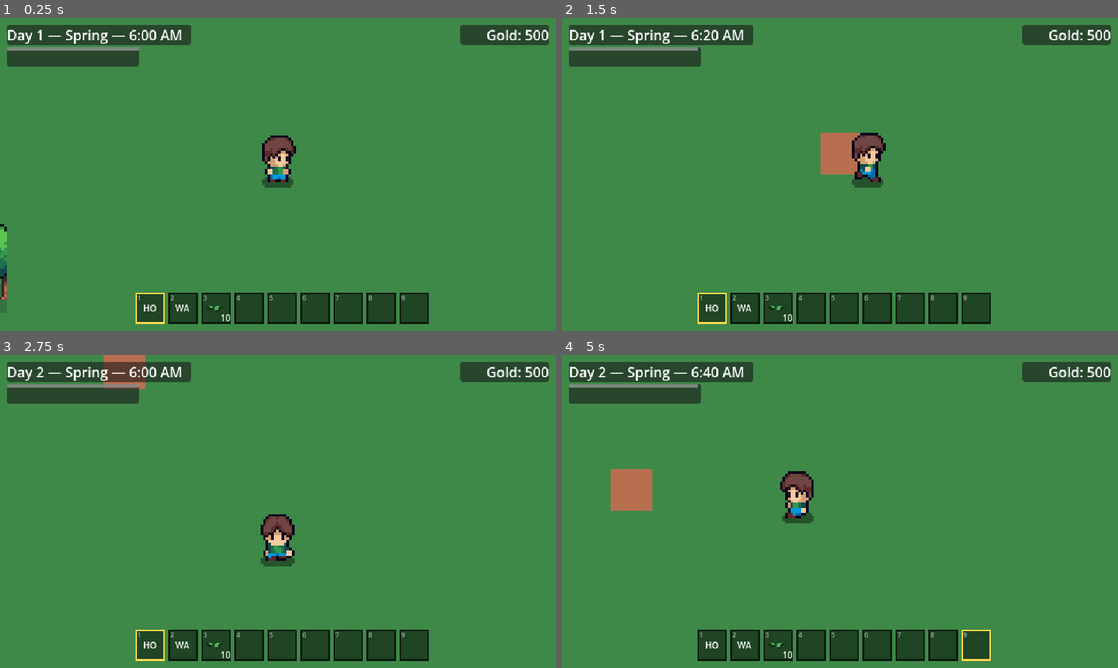
Above: before the commit, frames 1-4 (two rows, left to right).
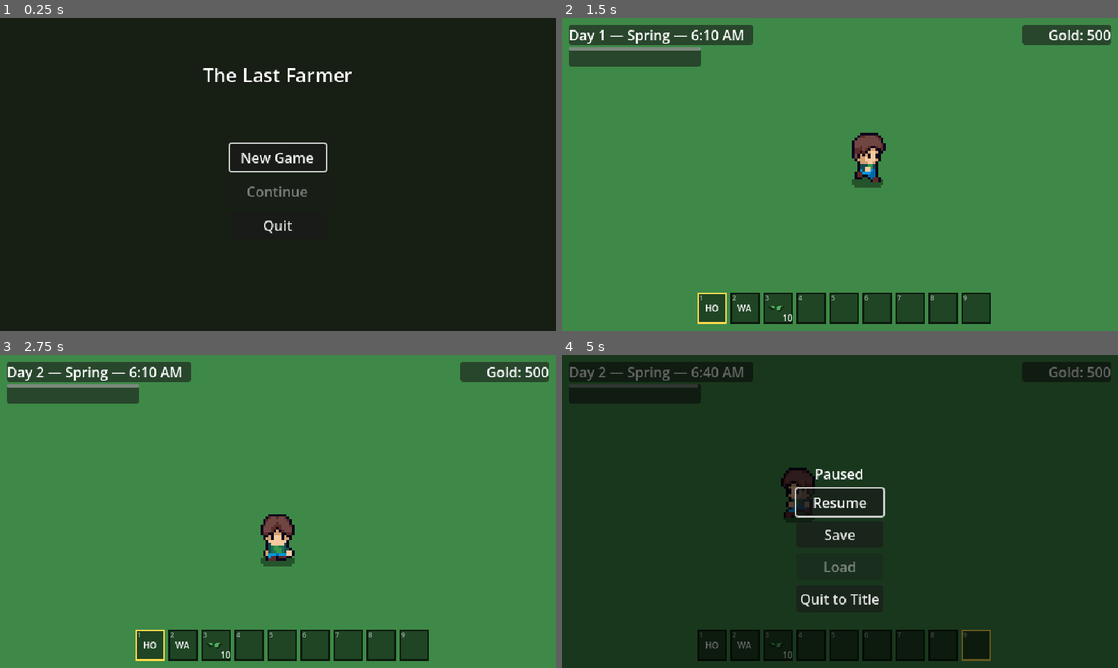
Above: after the commit, the same moments.

Repository: caimangames/the-last-farmer
Game: Godot game, scene res://src/main/main.tscn
Same seed, same stepped clock (60 frames per second), same inputs: the game is played once before the commit and once after it.
Inputs (mouse positions are in pixels of both pictures, inside the frame that each line leads up to):
- Up to frame 1 (0.25 s): no input
- Up to frame 2 (1.5 s): click (840, 158) at 0.5 s, where only the run after the commit has a clickable "New Game"; tap Enter at 1.25 s; move the mouse to (962, 158) at 1.27 s; hold D (move_right) from 1.28 s (still down); hold E (interact) from 1.28 s (still down)
- Up to frame 3 (2.75 s): move the mouse to (166, 527) at 2.02 s; release D (move_right) at 2.03 s; release E (interact) at 2.03 s; hold S (move_down) from 2.03 s (still down); tap L (sleep) at 2.1 s
- Up to frame 4 (5 s): move the mouse to (895, 442) at 2.77 s; release S (move_down) at 2.78 s; press the mouse at (895, 442) at 2.78 s; hold D (move_right) 2.78-3.53 s; move the mouse to (812, 574) at 3.52 s; release the mouse at (812, 574) at 3.53 s; hold W (move_up) 3.53-4.28 s; tap 1 at 3.6 s; move the mouse to (1006, 558) at 4.27 s; hold A (move_left) from 4.28 s (still down); tap 9 at 4.35 s; tap Escape (pause) at 4.9 s

The runs differ from the first frame. In frame 1, 99% of the frame differs, in the area x 0-100%, y 0-100%; in frame 2, 0.8%; in frame 3, 0.7%; in frame 4, 99%.

Commit message:
Add pause menu and start menu functionality
- Introduced a new pause menu that allows players to resume, save, load, or quit to the title screen.
- Created a start menu that provides options for starting a new game, continuing from a save, or quitting the game.
- Updated main game flow to direct to the start menu instead of auto-deciding based on save existence.
- Integrated save/load functionality into the new menus, ensuring players can manage their game state effectively.

Diff:
--- a/src/entities/player/player.gd
+++ b/src/entities/player/player.gd
@@ -17,10 +17,26 @@
 
 
 func _ready() -> void:
+	add_to_group(&"player")
 	inventory = Inventory.new(inventory_size)
 	GameState.inventory = inventory
 	_play_anim("idle_down", false)
 	EventBus.active_slot_changed.emit(active_slot)
+
+
+# ---------------------------------------------------------------------------
+# Saving
+# ---------------------------------------------------------------------------
+
+func to_dict() -> Dictionary:
+	return {"position_x": global_position.x, "position_y": global_position.y}
+
+
+func from_dict(data: Dictionary) -> void:
+	global_position = Vector2(
+		data.get("position_x", global_position.x),
+		data.get("position_y", global_position.y)
+	)
 
 
 func get_active_item() -> ItemData:
--- a/src/globals/save_manager.gd
+++ b/src/globals/save_manager.gd
@@ -9,13 +9,14 @@
 const SAVE_EXTENSION: String = ".save"
 const SAVE_VERSION: int = 1
 const FARMLAND_GROUP: StringName = &"farmland"
+const PLAYER_GROUP: StringName = &"player"
 
 
 func _ready() -> void:
 	DirAccess.make_dir_recursive_absolute(SAVE_DIR)
 
 
-## Manual test save while there's no pause menu yet (M7).
+## Quicksave shortcut (F5), independent of the pause menu's Save button.
 func _unhandled_input(event: InputEvent) -> void:
 	if event.is_action_pressed("quicksave"):
 		save_game()
@@ -28,6 +29,7 @@
 		"game_state": GameState.to_dict(),
 		"time": TimeManager.to_dict(),
 		"farmland": _farmland_to_dict(),
+		"player": _player_to_dict(),
 	}
 
 	var path: String = _slot_path(slot)
@@ -65,6 +67,9 @@
 	var farmland := get_tree().get_first_node_in_group(FARMLAND_GROUP) as FarmlandSystem
 	if farmland != null:
 		farmland.from_dict(data.get("farmland", {}))
+	var player := get_tree().get_first_node_in_group(PLAYER_GROUP) as Player
+	if player != null:
+		player.from_dict(data.get("player", {}))
 	return true
 
 
@@ -83,5 +88,10 @@
 	return farmland.to_dict() if farmland != null else {}
 
 
+func _player_to_dict() -> Dictionary:
+	var player := get_tree().get_first_node_in_group(PLAYER_GROUP) as Player
+	return player.to_dict() if player != null else {}
+
+
 func _slot_path(slot: int) -> String:
 	return "%sslot_%d%s" % [SAVE_DIR, slot, SAVE_EXTENSION]
--- a/src/main/main.gd
+++ b/src/main/main.gd
@@ -1,23 +1,8 @@
 extends Node
 ## Entry point of the game (main_scene in project.godot).
 ##
-## If a saved game exists, continues it; otherwise starts a new one.
-## Later this will become a main menu with New Game / Continue / Settings
-## options (M7).
+## Just hands off to the title screen (M7), which offers New Game / Continue /
+## Quit — see src/ui/menus/start_menu.gd for that logic.
 
 func _ready() -> void:
-	if SaveManager.has_save():
-		_continue_game()
-	else:
-		_start_new_game()
-
-
-func _start_new_game() -> void:
-	GameState.reset()
-	TimeManager.start_day()
-	SceneManager.change_scene("res://src/world/farm/farm.tscn")
-
-
-func _continue_game() -> void:
-	GameState.loading_save = true
-	SceneManager.change_scene("res://src/world/farm/farm.tscn")
+	SceneManager.change_scene("res://src/ui/menus/start_menu.tscn")
--- a/src/systems/farming/farmland_system.gd
+++ b/src/systems/farming/farmland_system.gd
@@ -269,6 +269,11 @@
 		if not _tiles.has(pos):
 			continue
 		var d: Dictionary = data[key]
+		## JSON always round-trips numbers as float; State.PLANTED etc. are int,
+		## and `in`/Array.has() compare by exact type, so an un-cast float state
+		## silently fails every "is this tile planted?" check below.
+		d.state = int(d.get("state", State.UNTILLED))
+		d.days_grown = int(d.get("days_grown", 0))
 		d.crop_id = StringName(d.get("crop_id", ""))
 		_tiles[pos] = d
 		_update_ground(pos)
--- /dev/null
+++ b/src/ui/menus/pause_menu.gd
@@ -0,0 +1,70 @@
+extends CanvasLayer
+## Pause menu (M7): hard-pauses the game (get_tree().paused) and offers
+## Resume / Save / Load / Quit to Title.
+##
+## process_mode is set to Always (in the .tscn) so this node keeps receiving
+## input while the SceneTree is paused — otherwise Escape could never close it.
+## Instanced as a child of Farm (farm.tscn), same as HUD: pausing only applies
+## to gameplay scenes, not the title screen.
+
+@onready var _overlay: Control = $Overlay
+@onready var _resume_button: Button = $Overlay/VBoxContainer/ResumeButton
+@onready var _save_button: Button = $Overlay/VBoxContainer/SaveButton
+@onready var _load_button: Button = $Overlay/VBoxContainer/LoadButton
+@onready var _quit_button: Button = $Overlay/VBoxContainer/QuitButton
+
+var _open: bool = false
+
+
+func _ready() -> void:
+	_overlay.visible = false
+	_resume_button.pressed.connect(_close)
+	_save_button.pressed.connect(_on_save_pressed)
+	_load_button.pressed.connect(_on_load_pressed)
+	_quit_button.pressed.connect(_on_quit_pressed)
+
+
+func _unhandled_input(event: InputEvent) -> void:
+	if event.is_action_pressed("pause"):
+		get_viewport().set_input_as_handled()
+		if _open:
+			_close()
+		else:
+			_open_menu()
+
+
+func _open_menu() -> void:
+	_open = true
+	_overlay.visible = true
+	_load_button.disabled = not SaveManager.has_save()
+	get_tree().paused = true
+	EventBus.game_paused.emit(true)
+	_resume_button.grab_focus()
+
+
+func _close() -> void:
+	_open = false
+	_overlay.visible = false
+	get_tree().paused = false
+	EventBus.game_paused.emit(false)
+
+
+func _on_save_pressed() -> void:
+	SaveManager.save_game()
+	EventBus.notification_requested.emit("Game saved")
+	_load_button.disabled = false
+
+
+func _on_load_pressed() -> void:
+	if not SaveManager.has_save():
+		return
+	SaveManager.load_game()
+	_close()
+
+
+func _on_quit_pressed() -> void:
+	_open = false
+	_overlay.visible = false
+	get_tree().paused = false
+	EventBus.game_paused.emit(false)
+	SceneManager.change_scene("res://src/ui/menus/start_menu.tscn")
--- /dev/null
+++ b/src/ui/menus/pause_menu.tscn
@@ -0,0 +1,51 @@
+[gd_scene load_steps=2 format=3]
+
+[ext_resource type="Script" path="res://src/ui/menus/pause_menu.gd" id="1"]
+
+[node name="PauseMenu" type="CanvasLayer"]
+process_mode = 3
+script = ExtResource("1")
+
+[node name="Overlay" type="Control" parent="."]
+visible = false
+anchor_right = 1.0
+anchor_bottom = 1.0
+
+[node name="Dimmer" type="ColorRect" parent="Overlay"]
+anchor_right = 1.0
+anchor_bottom = 1.0
+color = Color(0, 0, 0, 0.6)
+mouse_filter = 2
+
+[node name="VBoxContainer" type="VBoxContainer" parent="Overlay"]
+anchor_left = 0.5
+anchor_top = 0.5
+anchor_right = 0.5
+anchor_bottom = 0.5
+offset_left = -50.0
+offset_top = -55.0
+offset_right = 50.0
+offset_bottom = 65.0
+theme_override_constants/separation = 6
+alignment = 1
+
+[node name="PausedLabel" type="Label" parent="Overlay/VBoxContainer"]
+layout_mode = 2
+horizontal_alignment = 1
+text = "Paused"
+
+[node name="ResumeButton" type="Button" parent="Overlay/VBoxContainer"]
+layout_mode = 2
+text = "Resume"
+
+[node name="SaveButton" type="Button" parent="Overlay/VBoxContainer"]
+layout_mode = 2
+text = "Save"
+
+[node name="LoadButton" type="Button" parent="Overlay/VBoxContainer"]
+layout_mode = 2
+text = "Load"
+
+[node name="QuitButton" type="Button" parent="Overlay/VBoxContainer"]
+layout_mode = 2
+text = "Quit to Title"
--- /dev/null
+++ b/src/ui/menus/start_menu.gd
@@ -0,0 +1,35 @@
+extends Control
+## Title screen (M7): New Game / Continue / Quit.
+##
+## Replaces main.gd's old auto-decision (has_save() ? continue : new game).
+## Continue is disabled when there's no save to load from.
+
+@onready var _new_game_button: Button = $VBoxContainer/NewGameButton
+@onready var _continue_button: Button = $VBoxContainer/ContinueButton
+@onready var _quit_button: Button = $VBoxContainer/QuitButton
+
+
+func _ready() -> void:
+	_continue_button.disabled = not SaveManager.has_save()
+	_new_game_button.pressed.connect(_on_new_game_pressed)
+	_continue_button.pressed.connect(_on_continue_pressed)
+	_quit_button.pressed.connect(_on_quit_pressed)
+	_new_game_button.grab_focus()
+
+
+func _on_new_game_pressed() -> void:
+	GameState.loading_save = false
+	GameState.reset()
+	TimeManager.start_day()
+	SceneManager.change_scene("res://src/world/farm/farm.tscn")
+
+
+func _on_continue_pressed() -> void:
+	if not SaveManager.has_save():
+		return
+	GameState.loading_save = true
+	SceneManager.change_scene("res://src/world/farm/farm.tscn")
+
+
+func _on_quit_pressed() -> void:
+	get_tree().quit()
--- /dev/null
+++ b/src/ui/menus/start_menu.tscn
@@ -0,0 +1,48 @@
+[gd_scene load_steps=2 format=3]
+
+[ext_resource type="Script" path="res://src/ui/menus/start_menu.gd" id="1"]
+
+[node name="StartMenu" type="Control"]
+anchor_right = 1.0
+anchor_bottom = 1.0
+script = ExtResource("1")
+
+[node name="Background" type="ColorRect" parent="."]
+anchor_right = 1.0
+anchor_bottom = 1.0
+color = Color(0.09, 0.12, 0.08, 1)
+
+[node name="TitleLabel" type="Label" parent="."]
+anchor_left = 0.5
+anchor_right = 0.5
+offset_left = -100.0
+offset_top = 50.0
+offset_right = 100.0
+offset_bottom = 80.0
+theme_override_font_sizes/font_size = 22
+horizontal_alignment = 1
+text = "The Last Farmer"
+
+[node name="VBoxContainer" type="VBoxContainer" parent="."]
+anchor_left = 0.5
+anchor_top = 0.5
+anchor_right = 0.5
+anchor_bottom = 0.5
+offset_left = -55.0
+offset_top = -35.0
+offset_right = 55.0
+offset_bottom = 65.0
+theme_override_constants/separation = 8
+alignment = 1
+
+[node name="NewGameButton" type="Button" parent="VBoxContainer"]
+layout_mode = 2
+text = "New Game"
+
+[node name="ContinueButton" type="Button" parent="VBoxContainer"]
+layout_mode = 2
+text = "Continue"
+
+[node name="QuitButton" type="Button" parent="VBoxContainer"]
+layout_mode = 2
+text = "Quit"
--- a/src/world/farm/farm.tscn
+++ b/src/world/farm/farm.tscn
@@ -5,6 +5,7 @@
 [ext_resource type="TileSet" uid="uid://bx5kjm43xr8d" path="res://assets/tilesets/ground_tileset.tres" id="3"]
 [ext_resource type="Script" uid="uid://rwehkp0cnm08" path="res://src/systems/farming/farmland_system.gd" id="4"]
 [ext_resource type="PackedScene" path="res://src/ui/hud/hud.tscn" id="5"]
+[ext_resource type="PackedScene" path="res://src/ui/menus/pause_menu.tscn" id="6"]
 
 [node name="Farm" type="Node2D" unique_id=180709987]
 script = ExtResource("1")
@@ -36,3 +37,5 @@
 position = Vector2(160, 144)
 
 [node name="HUD" parent="." unique_id=1741475974 instance=ExtResource("5")]
+
+[node name="PauseMenu" parent="." instance=ExtResource("6")]
Not shown, added: src/ui/menus/pause_menu.gd.uid
Not shown, added: src/ui/menus/start_menu.gd.uid
